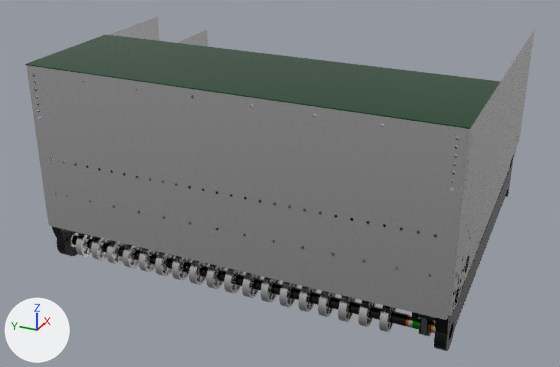
The glTF model advantagescope/Robot_Kraken/model_1.glb as it was, and as the next commit left it.
One viewpoint serves both versions: a camera (50 mm lens) standing at (-1.306, -0.542, 0.81) and looking at (-0.054, 0.021, 0.183). Every picture has the same lights, and +X, +Y and +Z are marked at lower left. The first picture is the older version. Where no turn or scale is listed for an object, it has been applied to the vertices.
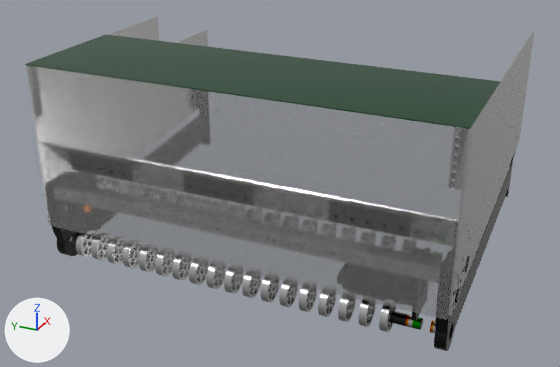
Where the change shows, as pixel boxes (x1, y1, x2, y2) in the pictures (560 x 367 px):
'front hopper plate', recoloured
    both: (28, 66, 468, 320)
'.875 Intake Spacer.003', deleted
    before: (369, 306, 382, 320)
'.875 Intake Spacer.017', deleted
    before: (349, 301, 361, 315)
'.875 Intake Spacer.011', deleted
    before: (329, 296, 341, 310)
'.875 Intake Spacer.007', deleted
    before: (309, 292, 321, 305)
'.875 Intake Spacer', deleted
    before: (290, 287, 301, 300)
'.875 Intake Spacer.002', deleted
    before: (271, 283, 282, 295)
'.875 Intake Spacer.004', deleted
    before: (253, 278, 263, 291)
'.875 Intake Spacer.014', deleted
    before: (235, 274, 245, 286)
'.875 Intake Spacer.010', deleted
    before: (217, 270, 227, 282)
'32T GT2 Pulley', deleted
    before: (419, 319, 432, 336)
'.875 Intake Spacer.012', deleted
    before: (200, 266, 209, 277)
'.875 Intake Spacer.006', deleted
    before: (183, 262, 191, 273)
'.875 Intake Spacer.001', deleted
    before: (166, 258, 174, 269)
'1.1875" standoff.003', deleted
    before: (417, 313, 436, 321)
'.875 Intake Spacer.009', deleted
    before: (149, 254, 157, 265)
'.875 Intake Spacer.013', deleted
    before: (133, 250, 141, 261)
'.875 Intake Spacer.008', deleted
    before: (117, 246, 125, 257)
'.875 Intake Spacer.016', deleted
    before: (102, 242, 109, 253)
'.875 Intake Spacer.015', deleted
    before: (87, 239, 94, 249)

Diff of the bpy script that builds the scene:
```diff
--- a/advantagescope/Robot_Kraken/model_1.glb.py
+++ b/advantagescope/Robot_Kraken/model_1.glb.py
@@ me_front_hopper_plate @@
 me_front_hopper_plate.from_pydata(...)  # 4616 vertices, 9480 faces; spans x 0.0..0.003, y -0.371..0.371, z -0.201..0.104
-me_front_hopper_plate.materials.append(mat_mat_5)  # white #eaeaea
+me_front_hopper_plate.materials.append(mat_mat_5_clear)  # white #eaeaea
@@ ob_90t_gt2_belt_001 @@
-ob_90t_gt2_belt_001 = bpy.data.objects.new('90T GT2 Belt.001', me_90t_gt2_belt_001)
@@ ob_1_1875__standoff_003 @@
-ob_1_1875__standoff_003 = bpy.data.objects.new('1.1875" standoff.003', me_1_1875__standoff_003)
@@ ob_875_intake_spacer @@
-ob_875_intake_spacer = bpy.data.objects.new('.875 Intake Spacer', me_875_intake_spacer)
@@ ob_875_intake_spacer_001 @@
-ob_875_intake_spacer_001 = bpy.data.objects.new('.875 Intake Spacer.001', me_875_intake_spacer_001)
@@ ob_875_intake_spacer_002 @@
-ob_875_intake_spacer_002 = bpy.data.objects.new('.875 Intake Spacer.002', me_875_intake_spacer_002)
@@ ob_875_intake_spacer_003 @@
-ob_875_intake_spacer_003 = bpy.data.objects.new('.875 Intake Spacer.003', me_875_intake_spacer_003)
@@ ob_875_intake_spacer_004 @@
-ob_875_intake_spacer_004 = bpy.data.objects.new('.875 Intake Spacer.004', me_875_intake_spacer_004)
@@ ob_875_intake_spacer_006 @@
-ob_875_intake_spacer_006 = bpy.data.objects.new('.875 Intake Spacer.006', me_875_intake_spacer_006)
@@ ob_875_intake_spacer_007 @@
-ob_875_intake_spacer_007 = bpy.data.objects.new('.875 Intake Spacer.007', me_875_intake_spacer_007)
@@ ob_875_intake_spacer_008 @@
-ob_875_intake_spacer_008 = bpy.data.objects.new('.875 Intake Spacer.008', me_875_intake_spacer_008)
@@ ob_875_intake_spacer_009 @@
-ob_875_intake_spacer_009 = bpy.data.objects.new('.875 Intake Spacer.009', me_875_intake_spacer_009)
@@ ob_875_intake_spacer_010 @@
-ob_875_intake_spacer_010 = bpy.data.objects.new('.875 Intake Spacer.010', me_875_intake_spacer_010)
@@ ob_875_intake_spacer_011 @@
-ob_875_intake_spacer_011 = bpy.data.objects.new('.875 Intake Spacer.011', me_875_intake_spacer_011)
@@ ob_875_intake_spacer_012 @@
-ob_875_intake_spacer_012 = bpy.data.objects.new('.875 Intake Spacer.012', me_875_intake_spacer_012)
@@ ob_875_intake_spacer_013 @@
-ob_875_intake_spacer_013 = bpy.data.objects.new('.875 Intake Spacer.013', me_875_intake_spacer_013)
@@ ob_875_intake_spacer_014 @@
-ob_875_intake_spacer_014 = bpy.data.objects.new('.875 Intake Spacer.014', me_875_intake_spacer_014)
@@ ob_32t_gt2_pulley @@
-ob_32t_gt2_pulley = bpy.data.objects.new('32T GT2 Pulley', me_32t_gt2_pulley)
@@ ob_875_intake_spacer_015 @@
-ob_875_intake_spacer_015 = bpy.data.objects.new('.875 Intake Spacer.015', me_875_intake_spacer_015)
@@ ob_875_intake_spacer_016 @@
-ob_875_intake_spacer_016 = bpy.data.objects.new('.875 Intake Spacer.016', me_875_intake_spacer_016)
@@ ob_875_intake_spacer_017 @@
-ob_875_intake_spacer_017 = bpy.data.objects.new('.875 Intake Spacer.017', me_875_intake_spacer_017)
```
